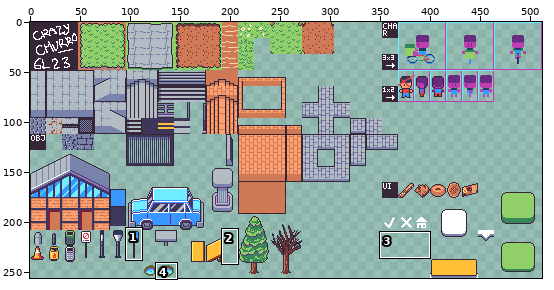
Sprite sheet: Assets/Tiles/main_tileset.png. Above: a wide view before the commit, with the close-up outlined.
Close-up. The starting point:
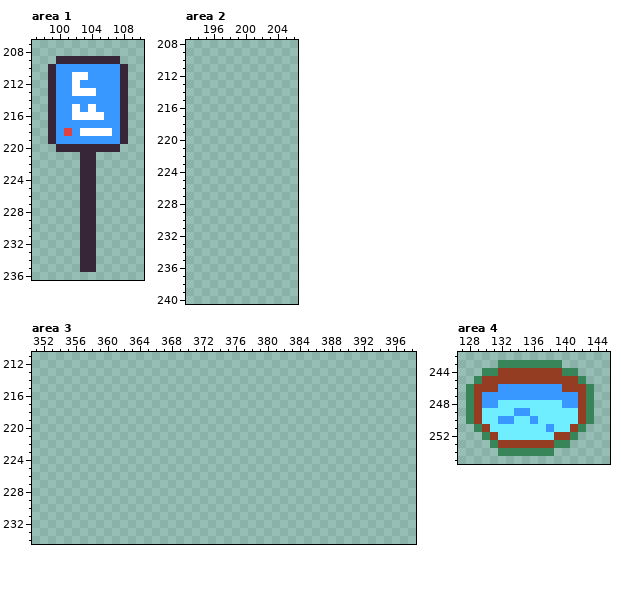
The file is 512x256 pixels. Shown: area 1: x 97..110, y 207..236; area 2: x 193..206, y 208..240; area 3: x 351..398, y 211..234; area 4: x 127..145, y 242..255. The commit also changed other parts of the picture, which this record leaves out.
After:
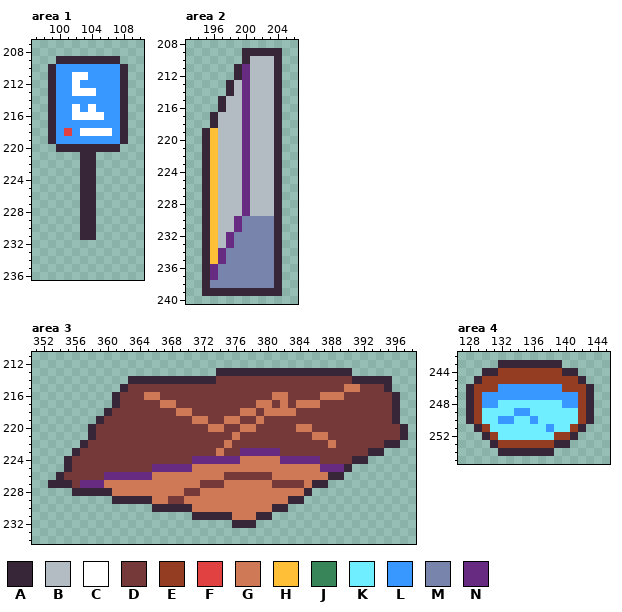
Palette (. is transparent): A #372538  B #b2bcc2  C #ffffff  D #753939  E #953d22  F #e14141  G #cf7957  H #ffbf36  J #39855a  K #6eeeff  L #3898ff  M #7884ab  N #682b82
Difference:
Changed rows in their new state; - is an unchanged pixel.
Area 1:
first column x 103:
232 ..
233 ..
234 ..
235 ..
Area 2:
first column x 195:
209 -----AAAAA
210 -----ABBBA
211 ----ANBBBA
212 ----ANBBBA
213 ---ABNBBBA
214 ---ABNBBBA
215 --ABBNBBBA
216 --ABBNBBBA
217 -ABBBNBBBA
218 -ABBBNBBBA
219 AHBBBNBBBA
220 AHBBBNBBBA
221 AHBBBNBBBA
222 AHBBBNBBBA
223 AHBBBNBBBA
224 AHBBBNBBBA
225 AHBBBNBBBA
226 AHBBBNBBBA
227 AHBBBNBBBA
228 AHBBBNBBBA
229 AHBBBNBBBA
230 AHBBNMMMMA
231 AHBBNMMMMA
232 AHBNMMMMMA
233 AHBNMMMMMA
234 AHNMMMMMMA
235 AHNMMMMMMA
236 ANMMMMMMMA
237 ANMMMMMMMA
238 AMMMMMMMMA
239 AAAAAAAAAA
Area 3:
first column x 353:
213 ---------------------AAAAAAAAAAAAAAAAA-------
214 ----------AAAAAAAAAAADDDDDDDDDDDDDDDDDAAAAA--
215 ---------ADDDDDDDDDDDDDDDDDDDDDDDDDDDGGDDDA--
216 --------ADDDGGDDDDDDDDDDDDDDGGDDDDGGGDDDDDDA-
217 --------ADDDDDGGDDDDDDDDDDGGDGDGGGDDDDDDDDDA-
218 -------ADDDDDDDDGGDDDDDDGGDGGGGDDDDDDDDDDDDA-
219 ------ADDDDDDDDDDDGGDDGGDDGDDDDDDDDDDDDDDDDA-
220 -----ADDDDDDDDDDDDDDGGDDGGDDDDDGGDDDDDDDDDDDA
221 -----ADDDDDDDDDDDDDDDDDGDDDDDDDDDGGDDDDDDDDDA
222 ----ADDDDDDDDDDDDDDDDDGDDDDDDDDDDDDGDDDDDDAA-
223 ---ADDDDDDDDDDDDDDDDDGDDNNNNNDDDDDDDDDDDAA---
224 --ADDDDDDDDDDDDDDDNNNNNNGGGGGNNNNNDDDDAA-----
225 --ADDDDDDDDDDNNNNNGGGGGGGGGGGGGGGGNNNA-------
226 -ADDDDDNNNNNNGGGGGGGGGDDDDDDGGGGGGGAA--------
227 AAADNNNGGGGGGGGGGGGDDDGGGGGGDDDDGAA----------
228 ---AAAAAGGGGGGGGGDDGGGGGGGGGGGGGA------------
229 --------AAAAAGGDDGGGGGGGGGGGGGAA-------------
230 -------------AAAAAGGGGGGGGGGAA---------------
231 ------------------AAAAAGGGAA-----------------
232 -----------------------AAA-------------------
Area 4:
first column x 128:
243 ----AAAAAAAA----
244 --AA--------AA--
245 -A------------A-
246 A--------------A
247 A--------------A
248 A--------------A
249 A--------------A
250 A--------------A
251 -A------------A-
252 --A----------A--
253 ---A-------AA---
254 ----AAAAAAA-----
Boxes around the changes in both close-ups, in picture pixels (x1, y1, x2, y2):
erased: (80, 240, 96, 272)
added: (202, 48, 282, 296)
added: (48, 368, 408, 528)
changed: (466, 360, 594, 456)
